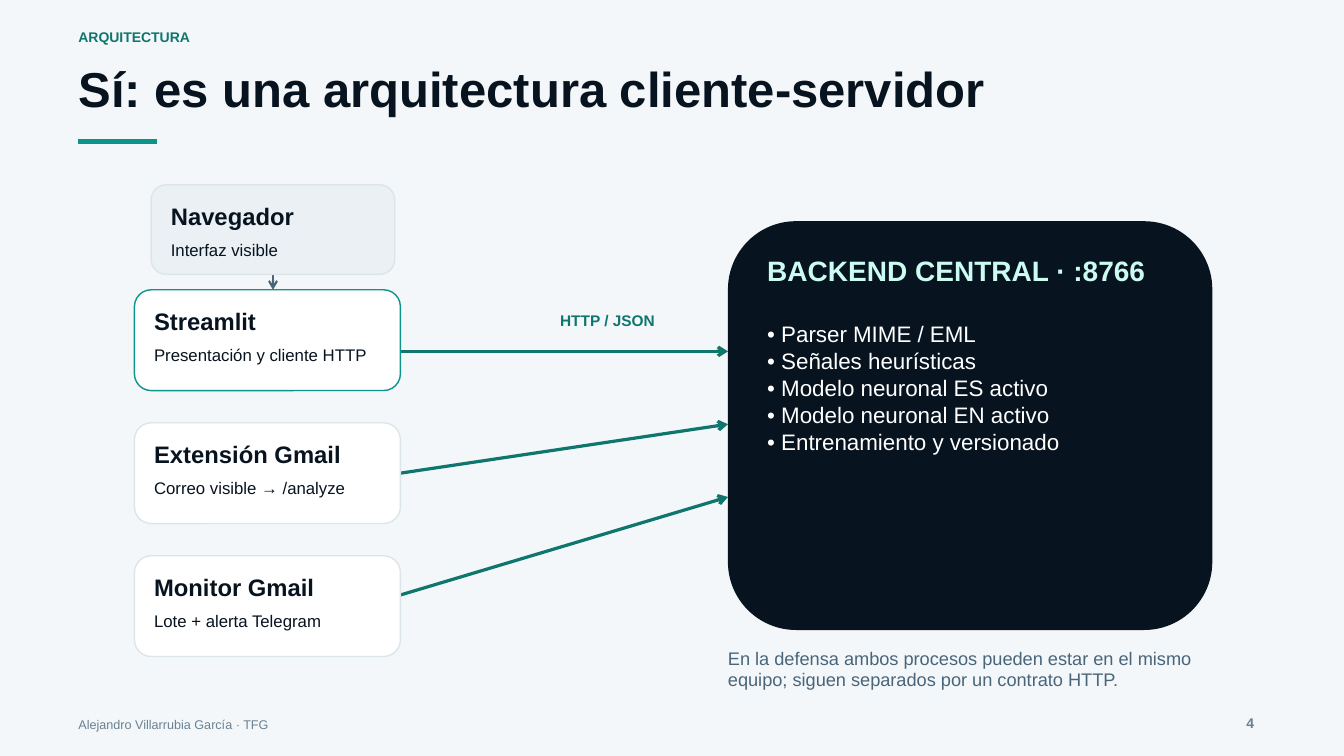
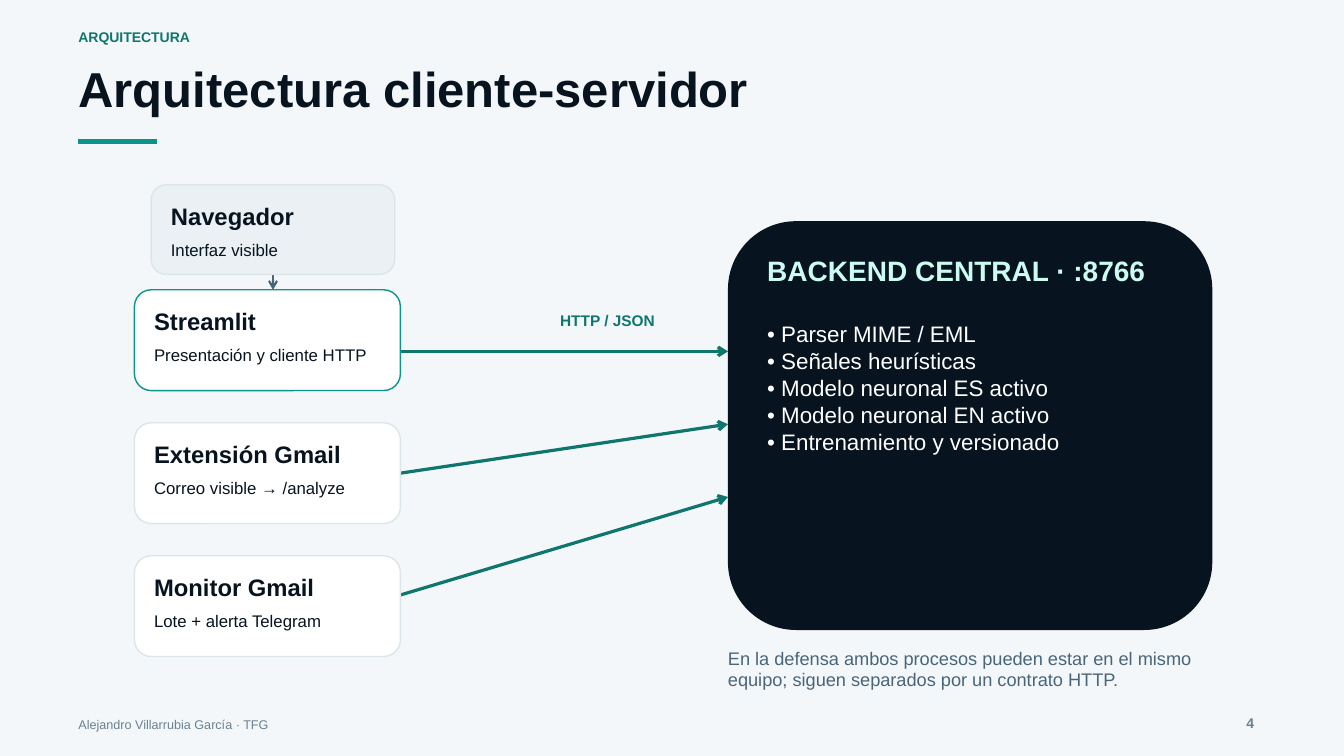
Before and after one commit to villarrubi/TFG, a slide deck: slide 4 of Presentacion_defensa_TFG.pptx. Drawn at 1344x756 pixels with LibreOffice and Linux fonts; fonts in the diff are those of the drawing. Boxes give left, top, right and bottom in pixels: in the first picture for what was removed or moved away, otherwise in the second. Text is boxed around its words. In the diff, an @@ line names an element or a change of style, - is before the commit and + after.

```diff
--- a/Presentacion_defensa_TFG.pptx
+++ b/Presentacion_defensa_TFG.pptx
@@ text at bbox=[78, 71, 748, 117]: text changed @@
-Sí: es una arquitectura cliente-servidor
+Arquitectura cliente-servidor
```
Also in this commit, not shown: 2 other slides changed, 16 other files.
